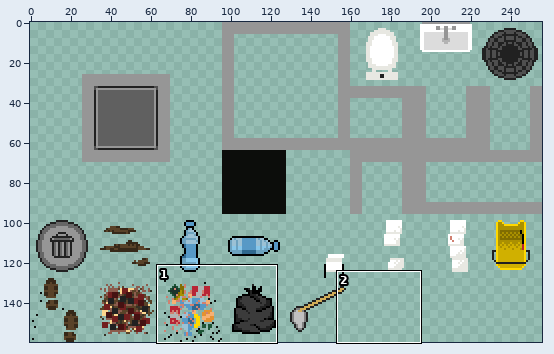
One commit to this sprite sheet: Sprites/tileset.png. The picture above shows the old version from afar; the outline marks the close-up.
Close-up. As it was:
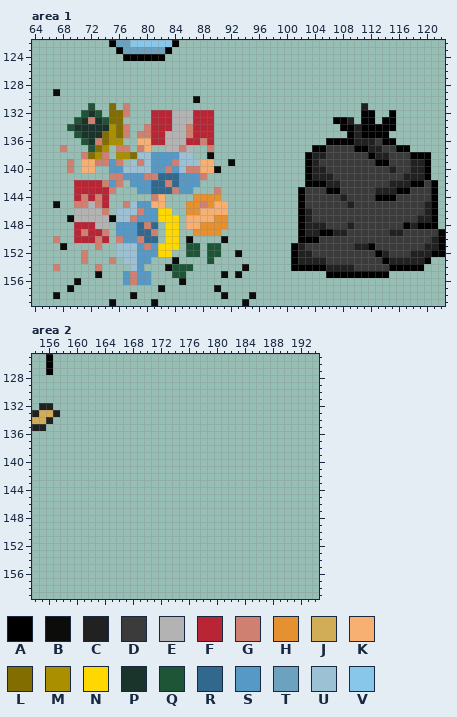
The file is 256x160 pixels. Pixels under 10% opacity are left out. Colours within 5 levels of each other are drawn and written as one. Shown: area 1: x 64..122, y 122..159; area 2: x 154..194, y 125..159. The commit also changed other parts of the picture, which this record leaves out.
Palette (. is transparent): A #000000  B #0c0d0b  C #212121  D #3b3b3b  E #b3b3b3  F #b82535  G #d08070  H #e59131  J #d1ad58  K #f7b072  L #816d00  M #aa9000  N #ffd800  P #1b342b  Q #1e5537  R #30688e  S #5799c6  T #6da2bf  U #9cc1d5  V #88c7ea
Pixels before, area 1, first column x 67:
122 ........ATTVVVVVVA......................................
123 .........ATTTTTTA.......................................
124 ..........AAAAAA........................................
125 ........................................................
126 ........................................................
127 ........................................................
128 ........................................................
129 B.......................................................
130 ....................B...................................
131 .....Q..L.G.................................C...........
132 ....QPQ.LLG...FFFEEEFFF.....................AA..A.......
133 ...QPGPQLL....FFFEEEFFF.................AAC.AA.AA.......
134 ..QPPPPPMLG..GFFFEEGFFF..................AACAAAAA.......
135 ...QPPPLMLG.GGFFEEEGFFF...................ACAAAA........
136 ....QPGLMM..KKFFEEEFFGF................AAAACCCDAA.......
137 .G...QLM.GG.GK..EEGE..G..............AADDDDAACCDDAA.....
138 ....GLMG.MMLUUSSSSUU..B.............ACCDDDDDDACCDDDAAA..
139 ..G.KKGGSG.UGUSSSGUUUKK..B..........ACDDDDDDDDAADDDCCA..
140 ..G.KK..SSUUUUSSGSUGGKKB............ACCDDDDDDDDDCDDCCA..
141 ........GGSSSGGRRRSSSG..............ACCCDDDDDDDDDDCCCA..
142 ...FFFFGSG.SSSRRGRSSS...............AAACCDDDDDDDCCCAADA.
143 ...FFFFFG...SSRRRGSS...G...........ADDDAADDDDDCCCAADDDA.
144 ...FGFGF......GK....HHHH...........ADDDDDCDDDDAAADDDDDA.
145 B..GGEGF..GUSSKK...HHGHKK..........ADDDDDDCDDDDDDDDDDCA.
146 ...EEEEG.UUUGSSNN..HHKKKK..........ACDDDDDDDDDDDDDDDDCA.
147 ..BEEEEEBUUGSSSNNN.KKKKHH..........ACDDDDDDDDDDDDDDDCCA.
148 ...FFFEE.SSSRGR.NN.KKHHHH..........ACCCDDDCDDDDDDDACAAA.
149 ...FGFFG.SSSRRG.NN..HHHH...........ACCAACCDDDDDDCCDDDDDA
150 G..FFFGF.GSSGRR.NN.B....B..........AAADDDDDDDDDDDDDDDDCA
151 .B....G..UUUSGSNNN.QQ.QQ..........ACDDDDDDDCCADDDDDDDCCA
152 ....G....UUUSSSNN..QQ.QQ..B.......ACCDDDDDDDDDACDDDCCCAA
153 ....G...G.UUSS...B....Q...........ACCCCDDDDDDDDACCCCCA..
154 G.....G....US...BQQQ.......B......AAAAACCCCDDDDDAAAAA...
155 ......B...SGSS...QQ.....B.B............AAAAAAAAA........
156 ...B......SGSS....B.....................................
157 ..B............B.......B................................
158 B..........B............B...B...........................
159 ........B.....B............B............................
Pixels before, area 2, first column x 154:
125 ..A.
126 ..A.
127 ..A.
128 ....
129 ....
130 ....
131 ....
132 .CC.
133 CJJC
134 JJC.
135 CC..
After:
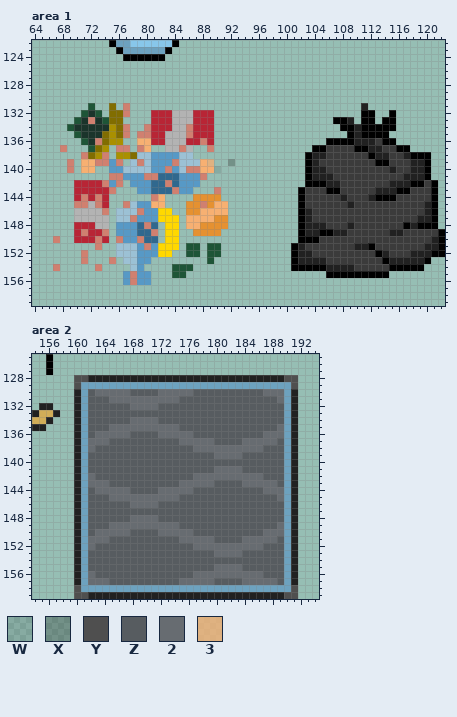
Colours new in this view: W #0909091b  X #0c0c0841  Y #4f4f4f  Z #575c60  2 #676c71  3 #f6ae70c1
The edit:
Changed rows in their new state; - is an unchanged pixel.
Area 1:
first column x 67:
129 .--------------------
130 --------------------.
first column x 89:
138 .---------------------------C
139 3--X-------------------------
140 -W---------------------------
first column x 67:
144 ---------------------------------------------C
145 .---------------------------------------------
147 --.-----.-------------------------------------
150 -------------------.----.---------------------
151 -.--------------------------------------------
152 --------------------------.-------------------
153 -----------------.----------------------------
154 ----------------.----------.------------------
155 ------.-----------------.-.-------------------
156 ---.--------------.---------------------------
157 --.------------.-------.----------------------
158 .----------.------------.---.-----------------
159 --------.-----.------------.------------------
Area 2:
first column x 160:
128 YYCCCCCCCCCCCCCCCCCCCCCCCCCCCCYY
129 YTTTTTTTTTTTTTTTTTTTTTTTTTTTTTTY
130 CTZ22222ZZZZ22222ZZZZZZZZZZ222TC
131 CTZZZ2222222222ZZZZZZZZZZZZZZ2TC
132 CTZZZZZZ2222ZZZZZZZZZZZZZZZZZZTC
133 CTZZZZZZZZZZZZZZZZZZZZZZZZZZZZTC
134 CTZZZZZZ2222ZZZZZZZZZZZZZZZZZZTC
135 CTZZZ2222222222ZZZZZZZZZZZZZZ2TC
136 CTZ22222ZZZZ22222ZZZZZZZZZZ222TC
137 CT222ZZZZZZZZZZ22222ZZZZ22222ZTC
138 CT2ZZZZZZZZZZZZZZ2222222222ZZZTC
139 CTZZZZZZZZZZZZZZZZZZ2222ZZZZZZTC
140 CTZZZZZZZZZZZZZZZZZZZZZZZZZZZZTC
141 CTZZZZZZZZZZZZZZZZZZ2222ZZZZZZTC
142 CT2ZZZZZZZZZZZZZZ2222222222ZZZTC
143 CT222ZZZZZZZZZZ22222ZZZZ22222ZTC
144 CTZ22222ZZZZ22222ZZZZZZZZZZ222TC
145 CTZZZ2222222222ZZZZZZZZZZZZZZ2TC
146 CTZZZZZZ2222ZZZZZZZZZZZZZZZZZZTC
147 CTZZZZZZZZZZZZZZZZZZZZZZZZZZZZTC
148 CTZZZZZZ2222ZZZZZZZZZZZZZZZZZZTC
149 CTZZZ2222222222ZZZZZZZZZZZZZZ2TC
150 CTZ22222ZZZZ22222ZZZZZZZZZZ222TC
151 CT222ZZZZZZZZZZ22222ZZZZ22222ZTC
152 CT2ZZZZZZZZZZZZZZ2222222222ZZZTC
153 CTZZZZZZZZZZZZZZZZZZ2222ZZZZZZTC
154 CTZZZZZZZZZZZZZZZZZZZZZZZZZZZZTC
155 CTZZZZZZZZZZZZZZZZZZ2222ZZZZZZTC
156 CT2ZZZZZZZZZZZZZZ2222222222ZZZTC
157 CT222ZZZZZZZZZZ22222ZZZZ22222ZTC
158 YTTTTTTTTTTTTTTTTTTTTTTTTTTTTTTY
159 YYCCCCCCCCCCCCCCCCCCCCCCCCCCCCYY
Changed places in both close-ups, as pixel boxes (x1, y1, x2, y2):
erased: (53, 89, 60, 96)
erased: (193, 96, 200, 103)
changed: (207, 152, 235, 173)
changed: (403, 152, 410, 159)
changed: (368, 194, 375, 201)
erased: (53, 201, 256, 306)
added: (74, 375, 298, 599)
